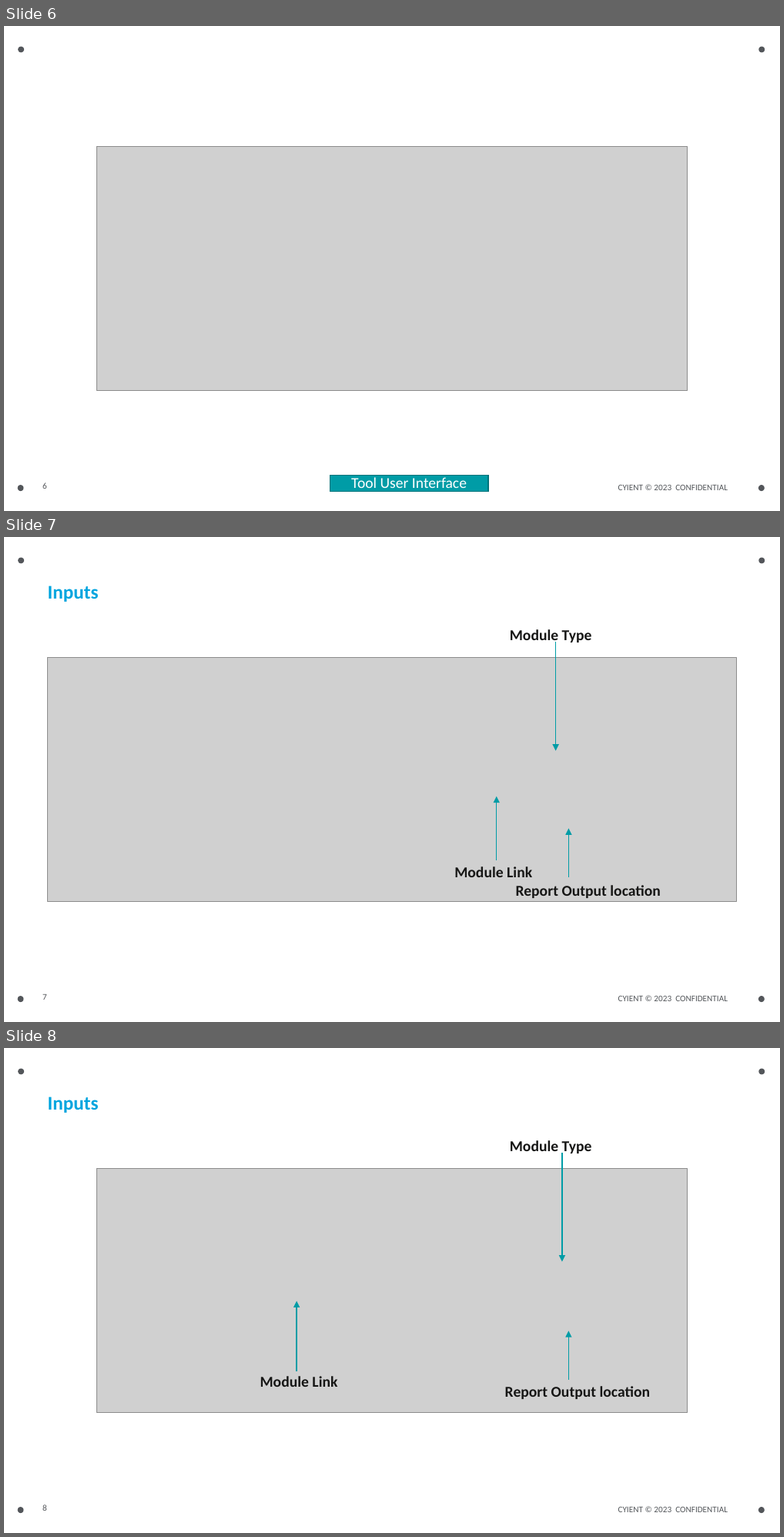
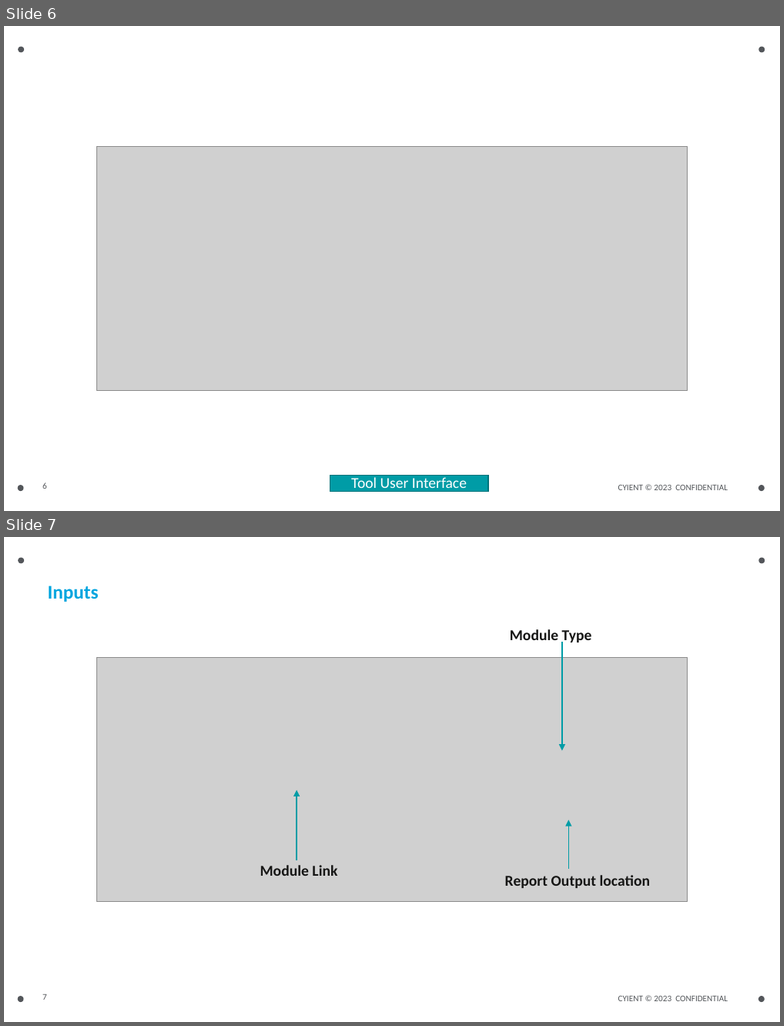
Before and after one commit to JeromeeKaram/FetchCaution, a slide deck: ExtractCautionsForEM/bin/Debug/bin/ExtractCautionsFromEngineManualTool.pptx. Shown one above the other, each under a label of ours: slides 6, 7 and 8 before the commit, slides 6 and 7 after it. The pictures are 784x1537 and 784x1026 pixels, drawn with LibreOffice and Linux fonts; fonts in the diff are those of the drawing; grey boxes stand for pictures. Boxes give left, top, right and bottom in pixels: in the first picture for what was removed or moved away, otherwise in the second. Text is boxed around its words. In the diff, an @@ line names an element or a change of style, - is before the commit and + after.

Commit message:
changed help document and font for input boxes

```diff
--- a/ExtractCautionsForEM/bin/Debug/bin/ExtractCautionsFromEngineManualTool.pptx
+++ b/ExtractCautionsForEM/bin/Debug/bin/ExtractCautionsFromEngineManualTool.pptx
@@ slide 7 removed at (4, 537, 780, 1022), background #FFFFFF; not listed: 5 template elements that a slide beside it also shows @@
@@ title removed at (48, 586, 99, 602) @@
-Inputs
@@ text removed at (510, 629, 592, 644) @@
-Module Type
@@ arrow removed from (556, 642) to (556, 750) @@
@@ picture removed at (47, 657, 737, 902) @@
@@ arrow removed from (497, 860) to (497, 796) @@
@@ arrow removed from (569, 877) to (569, 828) @@
@@ text removed at (454, 867, 532, 877) @@
-Module Link
@@ text removed at (516, 885, 661, 898) @@
-Report Output location
@@ page number removed at (42, 994, 47, 1000) @@
-7
@@ what was slide 8 is now slide 7 @@
@@ page number at (42, 994, 47, 1000): text changed @@
-8
+7
```
Also in this commit, not shown: 1 slide changed, 2 slides added, 1 other slide removed, 5 other files.
